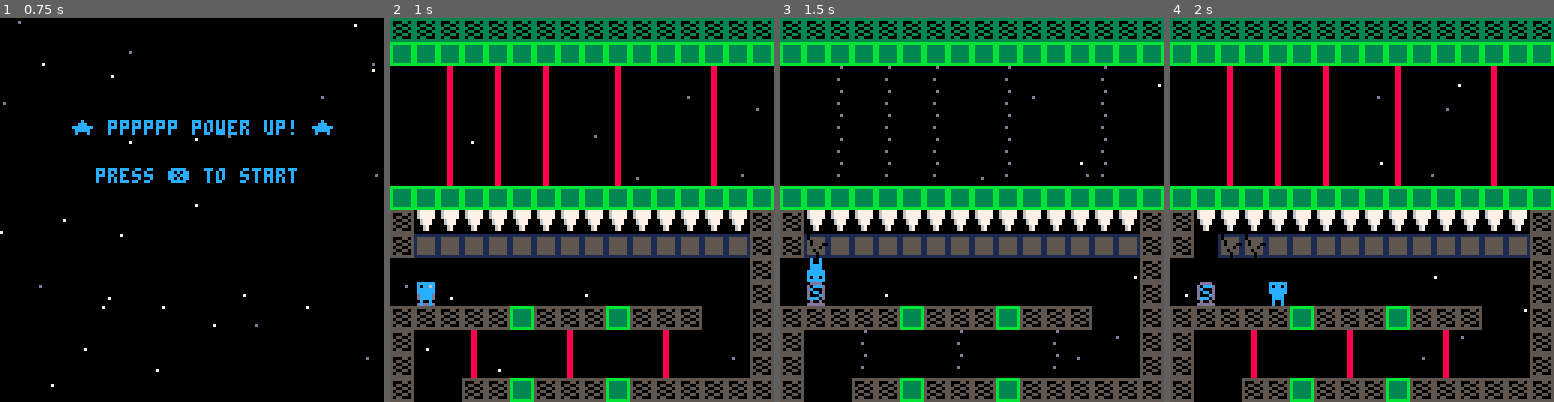
Above: before the commit, frames 1-4 (left to right).
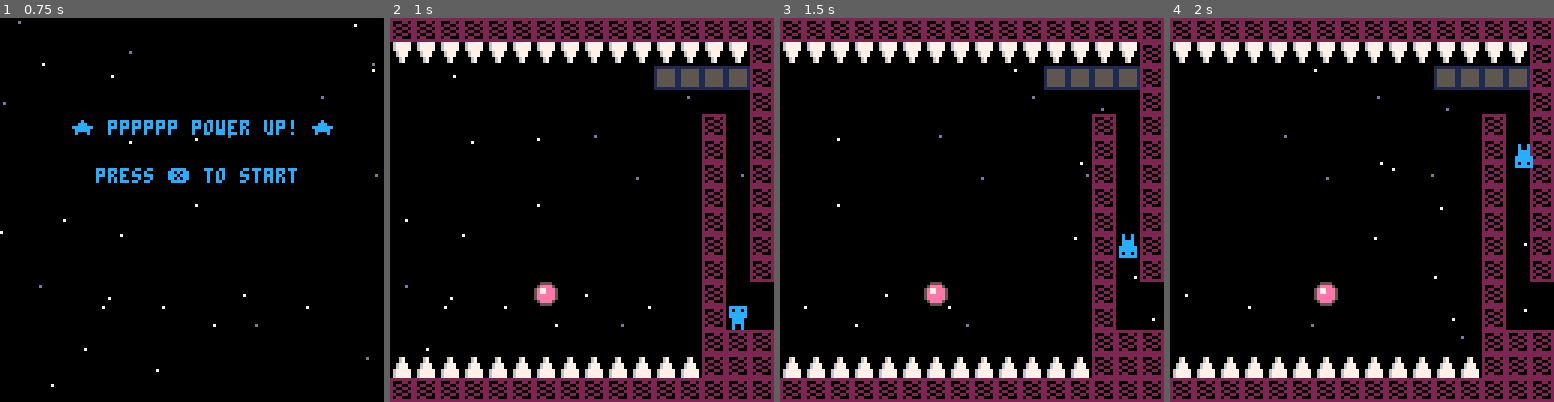
Above: after the commit, the same moments.

Repository: MokonaNico/PICO8_PPPPPP
Game: PICO-8 cartridge pppppp.p8
Two runs of this game, one before a commit and one after it. Both use one fixed random seed, a clock stepped at 60 frames per second and the inputs below.
Inputs:
- Up to frame 1 (0.75 s): tap X (X key) at 0.33 s
- Up to frame 2 (1 s): no input
- Up to frame 3 (1.5 s): tap X (X key) at 1.07 s
- Up to frame 4 (2 s): hold Right from 1.6 s (still down); tap X (X key) at 1.85 s

Frame 1 is identical in both runs. In frame 2, 47% of the frame differs, in the area x 0-100%, y 0-100%; in frame 3, 45%; in frame 4, 47%.

Commit message:
Update pppppp.p8

Diff:
--- a/pppppp.p8
+++ b/pppppp.p8
@@ -64,8 +64,8 @@
 -->8
 --player
 gravity=2
-sx=33
-sy=43
+sx=110
+sy=60
 spawn_coord={x=sx*8,y=sy*8}
 
 function create_player()
@@ -416,8 +416,8 @@
 end
 
 function destroy_energy()
-	ex=mapx
-	ey=mapy
+	local ex=mapx
+	local ey=mapy
 	for i=1,60 do
 		yield()
 	end
@@ -575,7 +575,7 @@
 0000000102020202040009010101222200000001000000000000110000002020000000010000000000000000000000000000000100000000000040000000800000000000000000000000000000000000000000000000000000000000000000000000000000000000000000000000000000000000000000000000000000000000
 0000000000000000000000000000000000000000000000000000000000000000000000000000000000000000000000000000000000000000000000000000000000000000000000000000000000000000000000000000000000000000000000000000000000000000000000000000000000000000000000000000000000000000
 __map__
-0303030303030303030303030303030303030303030303030303030303030303030303033303333333333333333303030303030303030303030303030303030313131313131313131313131313131313130303030303030303030303030303030303030303030303030303030303030303030303030303030303030303030303
+0303030303030303030303030303030303030303030303030303030303030303030303030303030303030303030303030303030303030303030303030303030313131313131313131313131313131313130303030303030303030303030303030303030303030303030303030303030303030303030303030303030303030303
 033232323234272727272727272727030300000000000005050000000000000303050505050505050505050505050503030305050505050f0f0505030305050313131313000000000000000000000013130000000000000000000000000000000000000000000000000000000000000000000000000000000000000000000003
 033232323425000000000000000000000000000000000000000000000000000303000000000000000000000000000003030300000000000f0f0000000000000313131313001313131313131313130013130000000000000000000000000000000000000000000000000000000000000000000000000000000000000000000003
 033232342500000000000000000000000008000000000000000000000000000000000000000000000000000000000000000000000000000f0f0000000000000000000000001305130505051305050013130000000000000000000000000000000000000000000000000000000000000000000000000000000000000000000003
Not shown, changed: 28 lines of the sprite sheet (__gfx__) section of pppppp.p8
